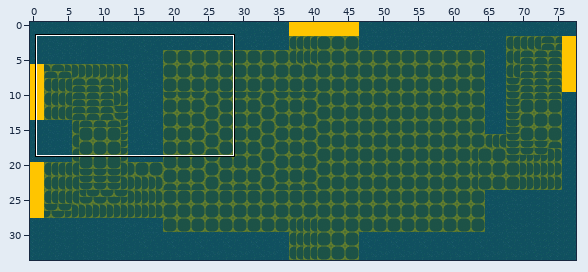
A Tiled map (JSON) gets an edit: public/assets/tilemaps/lobby.json. The first picture is a wide view before the edit; the outline marks the close-up.
Close-up. The starting point:
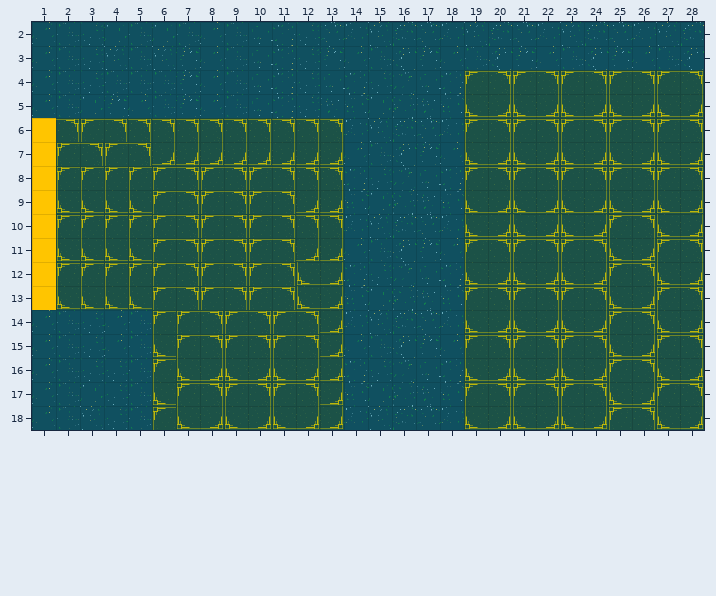
Cells are 32x32 px. Shown: x 1..28, y 2..18. The commit also changed other parts of the map, which this record leaves out.
Once edited:
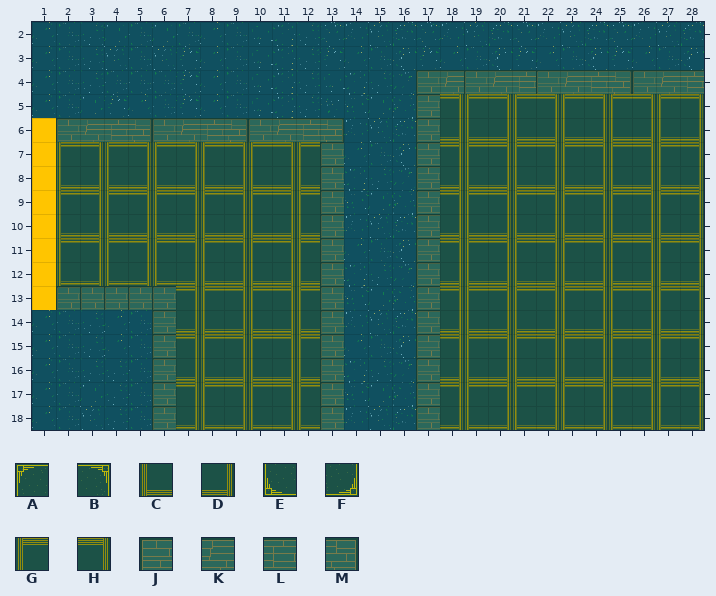
Key: from "floor": A 0, B 1, C 4, D 5, E 12, F 13, G 16, H 17; from "wall": J 0, K 1, L 2, M 3.
_ is an empty cell, # one hidden under a higher layer.
Tiles replaced or removed in this view: A, B, E, F.
Changes in this commit:
Changed rows in their new state; . is an unchanged cell.
Layer "floor":
first column x 2:
 4 .................##########
 5 ................HGHGHGHGHGH
 6 ############....DCDCDCDCDCD
 7 GHGHGHGHGHG#....HGHGHGHGHGH
 8 CDCDCDCDCDC#....DCDCDCDCDCD
 9 GHGHGHGHGHG#....HGHGHGHGHGH
10 CDCDCDCDCDC#....DCDCDCDCDCD
11 GHGHGHGHGHG#....HGHGHGHGHGH
12 CDCDCDCDCDC#....DCDCDCDCDCD
13 #####HGHGHG#....HGHGHGHGHGH
14 ....#DCDCDC#....DCDCDCDCDCD
15 ....#HGHGHG#....HGHGHGHGHGH
16 ....#DCDCDC#....DCDCDCDCDCD
17 ....#HGHGHG#....HGHGHGHGHGH
18 ....#DCDCDC#....DCDCDCDCDCD
Layer "wall":
first column x 2:
 4 ...............JKJKLJKLMJKL
 5 ...............J...........
 6 JKLMJKLMJKLM...J...........
 7 ...........J...J...........
 8 ...........J...J...........
 9 ...........J...J...........
10 ...........J...J...........
11 ...........J...J...........
12 ...........J...J...........
13 JJJJJ......J...J...........
14 ....J......J...J...........
15 ....J......J...J...........
16 ....J......J...J...........
17 ....J......J...J...........
18 ....J......J...J...........
Changed places in both close-ups, as pixel boxes (x1, y1, x2, y2):
changed: (416, 70, 704, 430)
changed: (56, 118, 344, 430)
